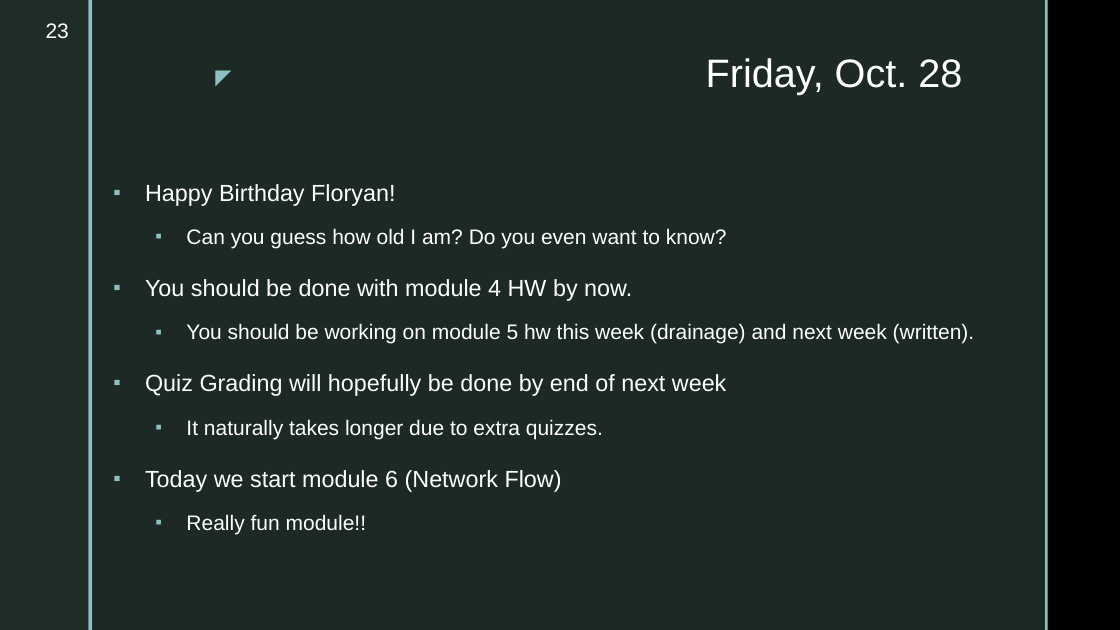
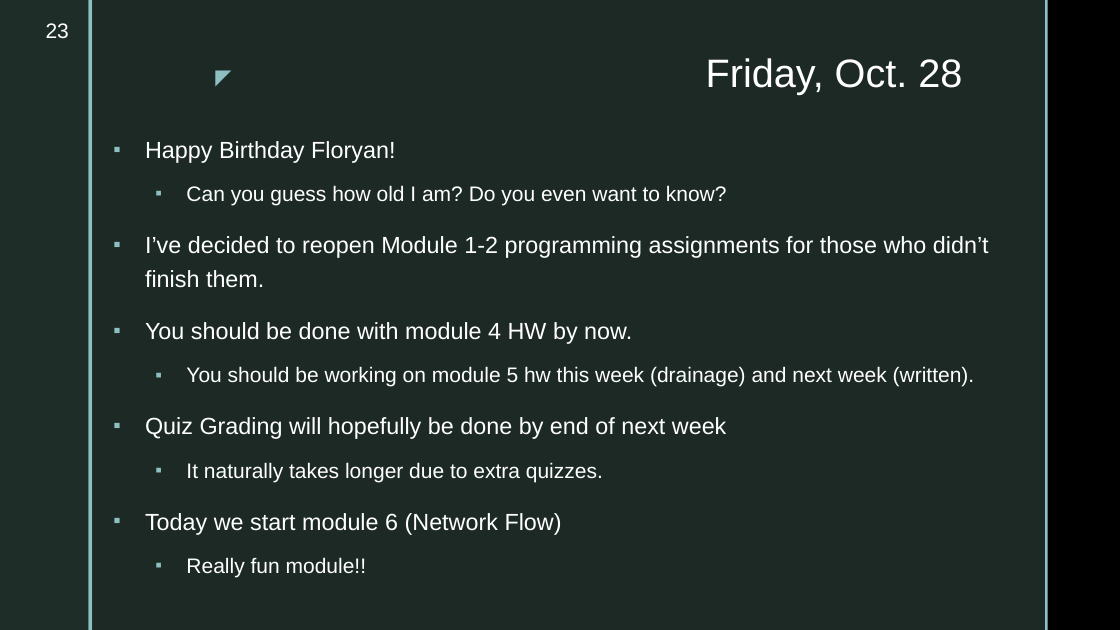
Before and after one commit to markfloryan/dsa2, a slide deck: slide 23 of slides/dailyannouncements.pptx. Drawn at 1120x630 pixels with LibreOffice and Linux fonts; fonts in the diff are those of the drawing; background and template pictures are left out. Boxes give left, top, right and bottom in pixels: in the first picture for what was removed or moved away, otherwise in the second. Text is boxed around its words. In the diff, an @@ line names an element or a change of style, - is before the commit and + after.

```diff
--- a/slides/dailyannouncements.pptx
+++ b/slides/dailyannouncements.pptx
@@ text at box(145, 236, 989, 288): paragraph added @@
+▪ I’ve decided to reopen Module 1-2 programming assignments for those who didn’t finish them.
```
Also in this commit, not shown: 1 other file.
